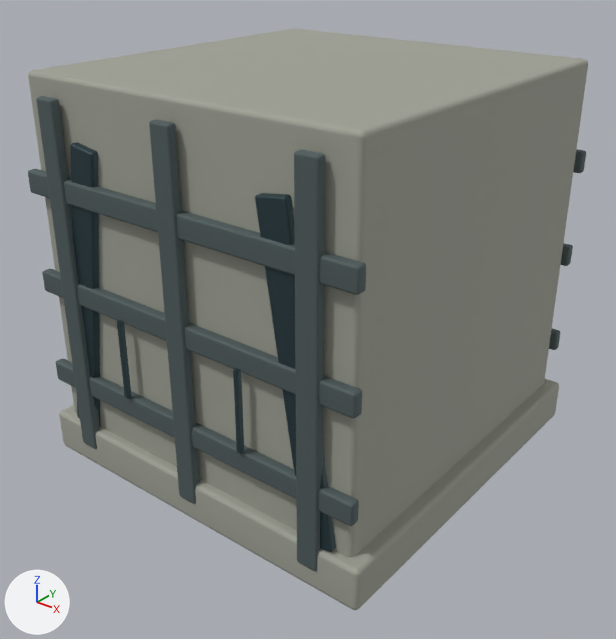
What one commit did to the glTF model godot/campaign/art/structures/abutment-base-0.glb.
Before and after are seen from a 50 mm lens placed at (1.238, -1.585, 1.316), pointed at (0.02, -0.063, 0.373). The axes (+X, +Y, +Z) are drawn at lower left. The lights are the same throughout. The older version comes first. Where no turn or scale is listed for an object, it has been applied to the vertices. Vertices at exactly the same position are counted once.

The first picture shows 'abutment_0', 'abutment_1', 'abutment_2'.
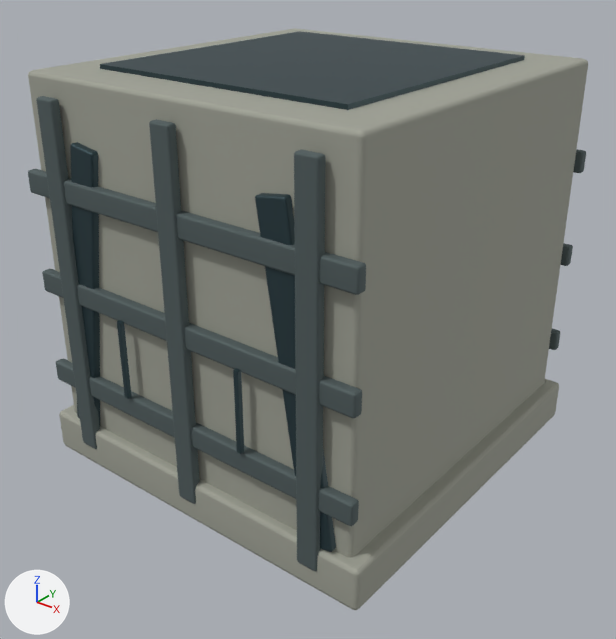
Boxes (x1, y1, x2, y2) around the edits, measured in the pictures (616 x 639 px):
'abutment_2', reshaped
    before: (70, 142, 336, 552)
    after: (70, 31, 525, 552)
part 1 of me_cube_008, added
    after: (100, 31, 525, 110)

The change, as a diff of the scene's bpy script:
```diff
--- a/godot/campaign/art/structures/abutment-base-0.glb.py
+++ b/godot/campaign/art/structures/abutment-base-0.glb.py
@@ me_cube_008 @@
 # used by ob_abutment_2; location = (0.0, 0.0, 0.0)
-me_cube_008.from_pydata(...)  # 448 vertices, 864 faces; spans x -0.416..0.416, y -0.498..0.498, z 0.105..0.855
+me_cube_008.from_pydata(...)  # 456 vertices, 876 faces; spans x -0.416..0.416, y -0.498..0.498, z 0.0..1.0
+# me_cube_008 part 1: a new loose piece, a box spanning x -0.34..0.34, y -0.35..0.35, z 0.0..1.0, in mat_abutment_2 (dark cyan #354a50)
 me_cube_008.materials.append(mat_abutment_2)
```
